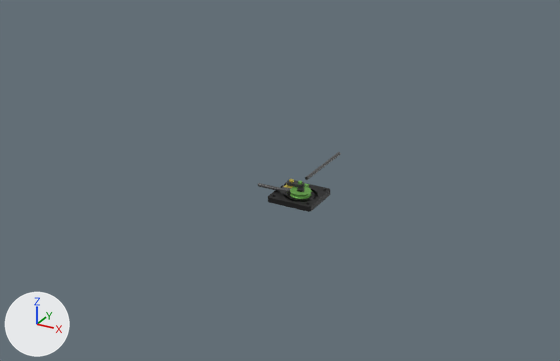
Before and after pictures for a commit that changed the Blender file Blender/bend.blend.
The view is the same before and after, from a 50 mm camera at (185.0, -360.0, 185.0) aimed at (-6.0, -14.0, 12.0). The axes (+X, +Y, +Z) are drawn at lower left. The lights are the same throughout.

Before the edit, the objects in view are built like this:
```python
me_base_002 = bpy.data.meshes.new('Base.002')
me_base_002.from_pydata(...)  # 890 vertices, 848 faces; spans x -15.4..12.3, y -12.3..15.4, z -4.3..2.4
me_base_002.materials.append(mat_material)  # dark grey #454545
ob_base = bpy.data.objects.new('Base', me_base_002)
ob_base.parent = ob_base_1
ob_base.location = (0.0, 0.0, 0.0)
```
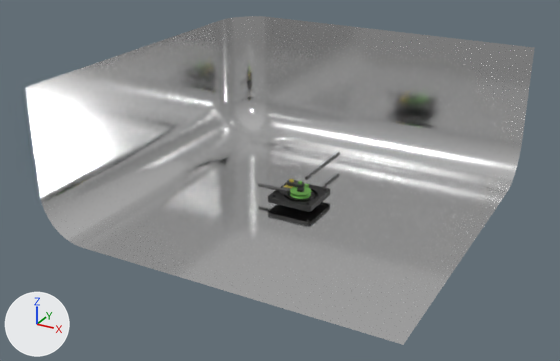
Scene script edits in JSON lines:
```json
{"op": "add", "block": "mat_material_006", "code": ["mat_material_006 = principled_material('Material.006')", "mat_material_006.base_color = (0.8, 0.8, 0.8)  # white #e7e7e7", "mat_material_006.metallic = 1.0", "mat_material_006.roughness = 0.113"]}
{"op": "add", "block": "me_plane", "code": ["me_plane = bpy.data.meshes.new('Plane')", "me_plane.from_pydata(...)  # 5941 vertices, 5808 faces; spans x -100.0..100.0, y -100.0..100.0, z 0.0..82.0", "me_plane.materials.append(mat_material_006)  # white #e7e7e7"]}
{"op": "add", "block": "ob_plane", "code": ["ob_plane = bpy.data.objects.new('Plane', me_plane)", "ob_plane.location = (0.0, 0.0, -7.6)"]}
```

Where the change shows, as pixel boxes [x1, y1, x2, y2] in the pictures (560 x 361 px):
```json
{"object": "Plane", "change": "added", "after": [25, 16, 535, 345]}
```
